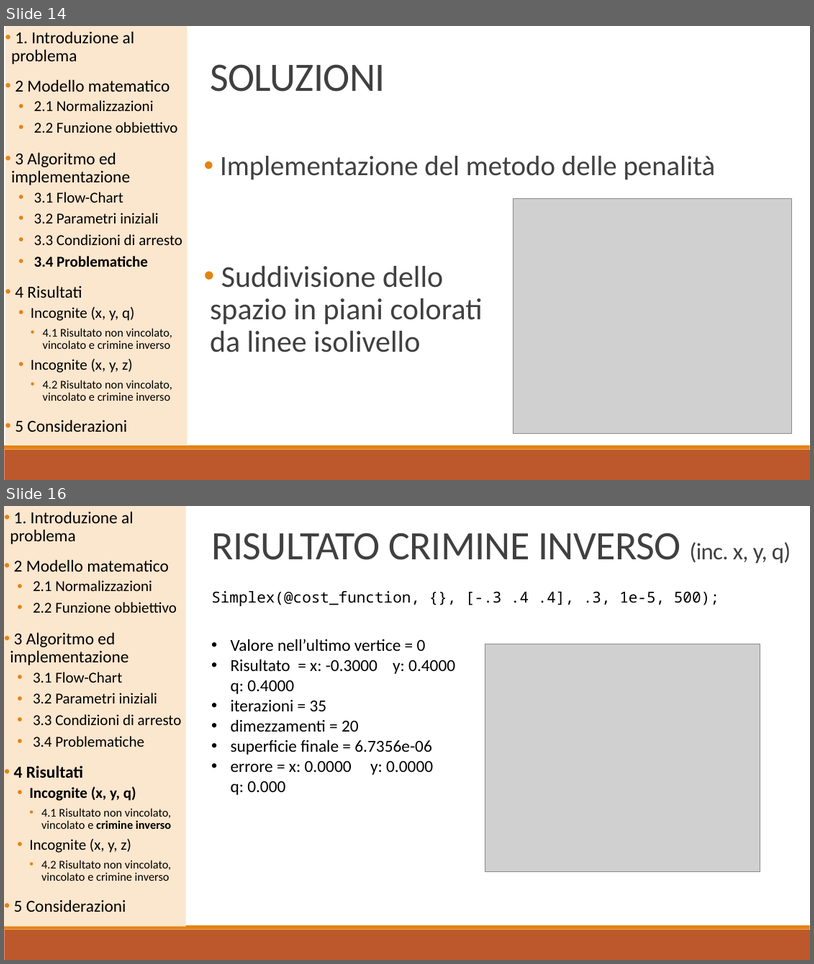
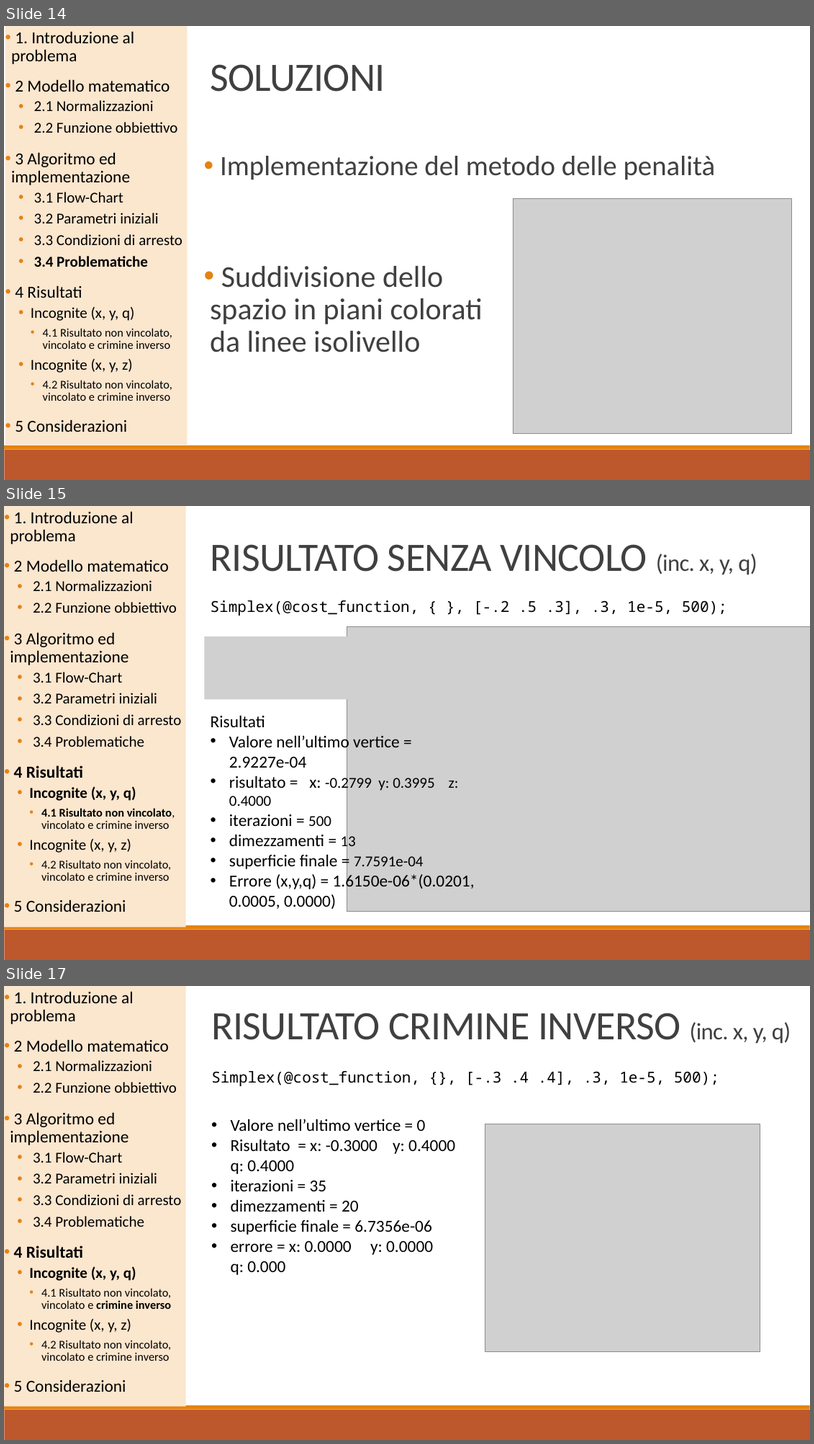
Before and after one commit to baldimario/Simplex, a slide deck: IDENTICAZIONE SISTEMA DI CARICHE PUNTIFORMI DA MISURE DI.pptx. Shown one above the other, each under a label of ours: slides 14 and 16 before the commit, slides 14, 15 and 17 after it; the slides between them are not shown. The pictures are 814x964 and 814x1444 pixels, drawn with LibreOffice and Linux fonts; fonts in the diff are those of the drawing; grey boxes stand for pictures. Boxes give left, top, right and bottom in pixels: in the first picture for what was removed or moved away, otherwise in the second. Text is boxed around its words. In the diff, an @@ line names an element or a change of style, - is before the commit and + after.

```diff
--- a/IDENTICAZIONE SISTEMA DI CARICHE PUNTIFORMI DA MISURE DI.pptx
+++ b/IDENTICAZIONE SISTEMA DI CARICHE PUNTIFORMI DA MISURE DI.pptx
@@ slide 15 added at [4,506,810,960], background #FFFFFF; not listed: 2 template elements that a slide beside it also shows @@
@@ text added at [4,506,186,927], fill #FBE6CE, 18 pt, text #000000 @@
+• 1. Introduzione al problema
+• 2 Modello matematico
+  • 2.1 Normalizzazioni
+  • 2.2 Funzione obbiettivo
+• 3 Algoritmo ed implementazione
+  • 3.1 Flow-Chart
+  • 3.2 Parametri iniziali
+  • 3.3 Condizioni di arresto
+  • 3.4 Problematiche
+• 4 Risultati
+  • Incognite (x, y, q)
+    • 4.1 Risultato non vincolato, vincolato e crimine inverso
+  • Incognite (x, y, z)
+    • 4.2 Risultato non vincolato, vincolato e crimine inverso
+• 5 Considerazioni
@@ title added at [211,544,757,575], 48 pt, text #404040 @@
+RISULTATO SENZA VINCOLO (inc. x, y, q)
@@ text added at [211,600,728,615], 18 pt, text #000000 @@
+Simplex(@cost_function, { }, [-.2 .5 .3], .3, 1e-5, 500);
@@ picture added at [347,627,810,911] @@
@@ picture added at [204,636,468,700] @@
@@ text added at [211,715,475,908], 20 pt, text #000000 @@
+Risultati
+• Valore nell’ultimo vertice = 2.9227e-04
+• risultato = x: -0.2799 y: 0.3995 z: 0.4000
+• iterazioni = 500
+• dimezzamenti = 13
+• superficie finale = 7.7591e-04
+• Errore (x,y,q) = 1.6150e-06*(0.0201, 0.0005, 0.0000)
@@ what was slide 16 is now slide 17 @@
```
Also in this commit, not shown: 2 slides changed, 2 other files.
